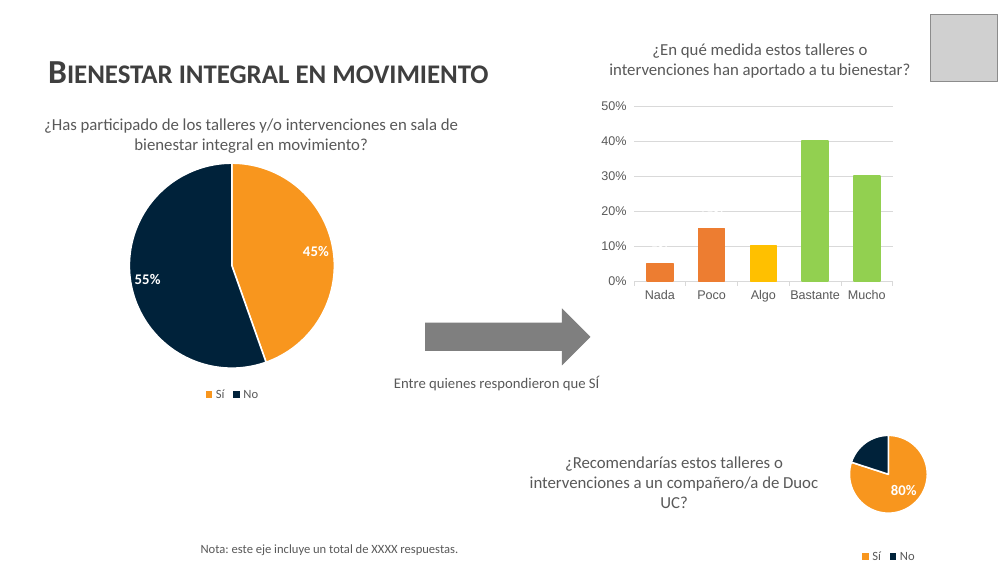
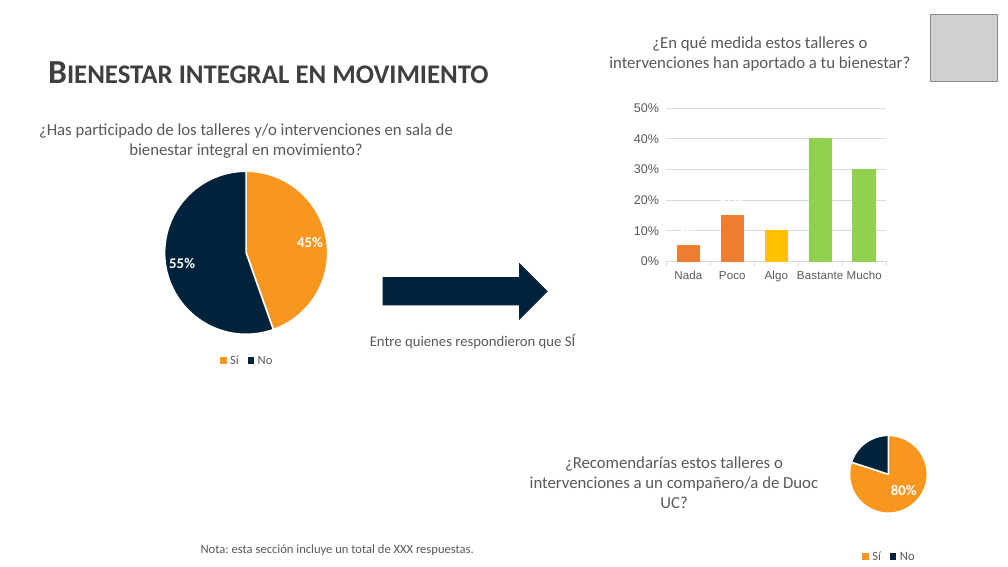
Before and after one commit to SebaValenzuela/RBDUOC2025, a slide deck: slide 65 of reports/templates/template-prueba.pptx. Drawn at 1008x567 pixels with LibreOffice and Linux fonts; fonts in the diff are those of the drawing; grey boxes stand for pictures; background and template pictures are left out. Boxes give left, top, right and bottom in pixels: in the first picture for what was removed or moved away, otherwise in the second. Text is boxed around its words. In the diff, an @@ line names an element or a change of style, - is before the commit and + after.

```diff
--- a/reports/templates/template-prueba.pptx
+++ b/reports/templates/template-prueba.pptx
@@ text "¿En qué medida estos talleres ...": place and size @@
-text "¿En qué medida estos talleres ..." at (609, 43, 910, 78)
+text "¿En qué medida estos talleres ..." at (609, 36, 910, 71)
@@ text "¿Has participado de los talleres ...": place and size @@
-text "¿Has participado de los talleres ..." at (44, 118, 458, 153)
+text "¿Has participado de los talleres ..." at (39, 123, 453, 158)
@@ column chart at (628, 98, 892, 286) @@
@@ category axis changed @@
@@ column chart: place and size @@
-column chart at (595, 95, 899, 306)
+column chart at (628, 98, 892, 286)
@@ pie chart: place and size @@
-pie chart at (5, 153, 459, 405)
+pie chart at (54, 161, 439, 371)
@@ right arrow: place and size @@
-right arrow at (426, 309, 590, 364)
+right arrow at (383, 264, 547, 318)
@@ right arrow at (383, 264, 547, 318): fill #7F7F7F to #00223A; outline #7F7F7F 1 pt to #00223A 1 pt @@
@@ text "Entre quienes respondieron que SÍ": place and size @@
-text "Entre quienes respondieron que SÍ" at (394, 376, 599, 391)
+text "Entre quienes respondieron que SÍ" at (370, 333, 575, 349)
@@ text at (201, 544, 474, 555): text changed @@
-Nota: este eje incluye un total de XXXX respuestas.
+Nota: esta sección incluye un total de XXX respuestas.
```
Also in this commit, not shown: 16 other slides changed, 13 other files.
